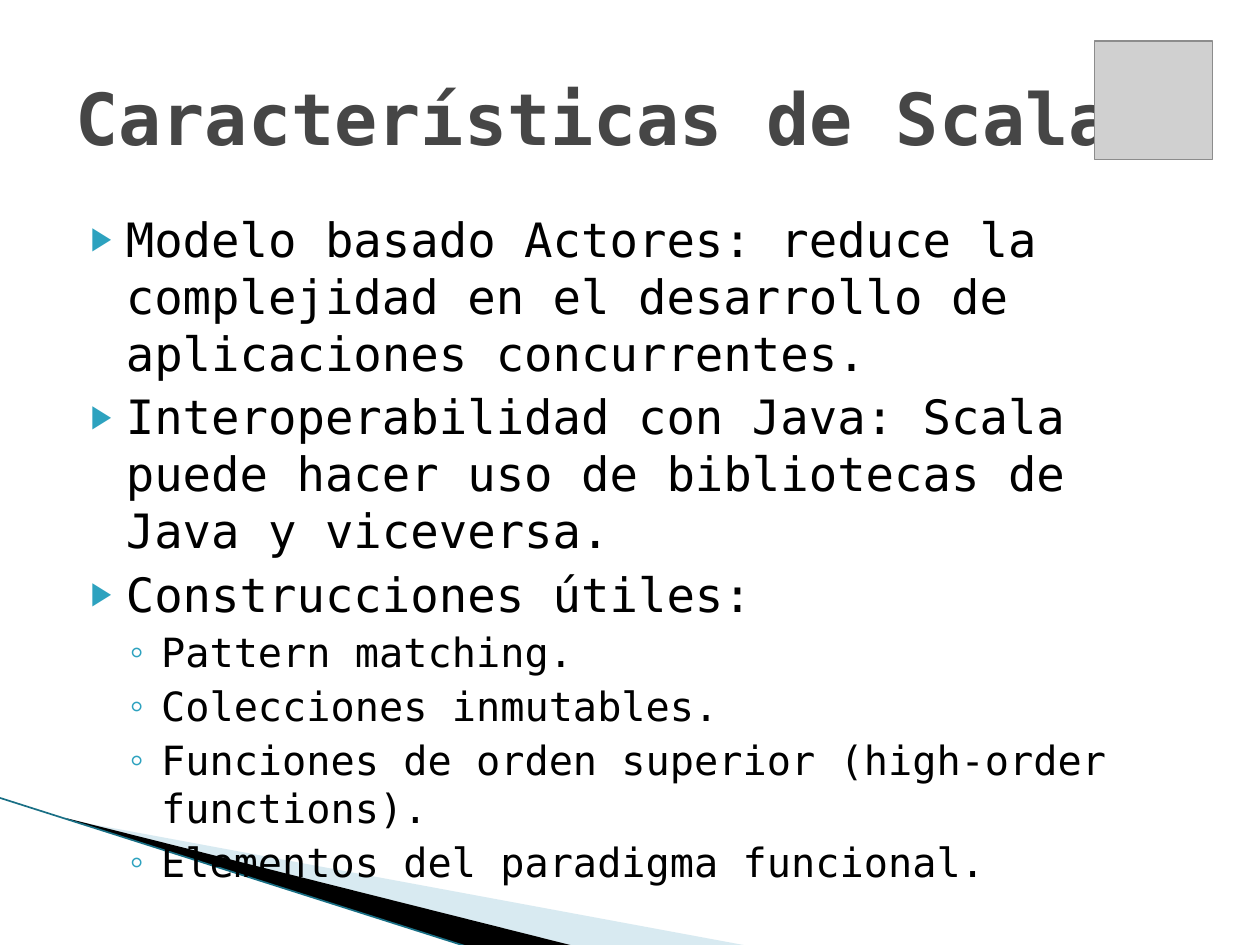
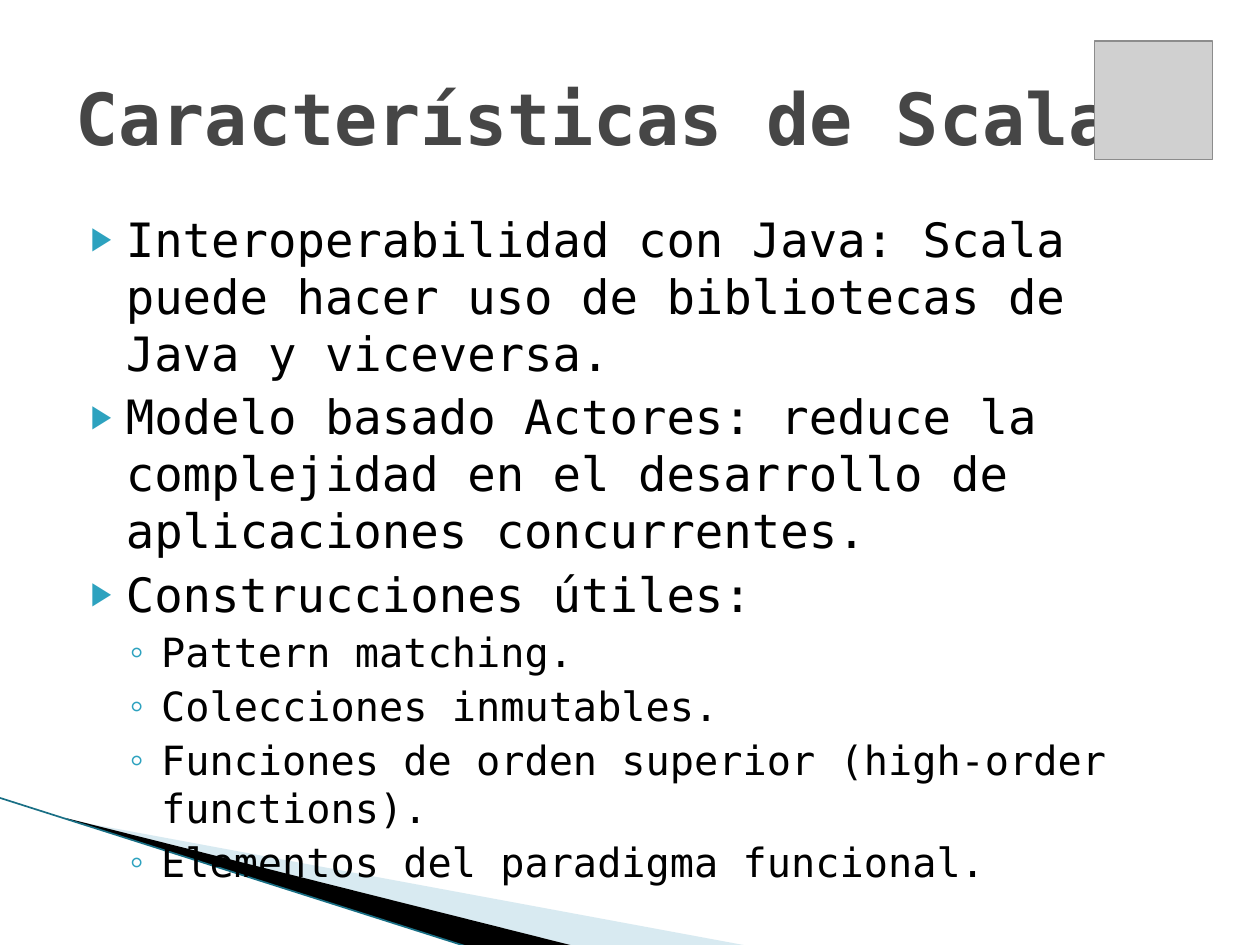
Before and after one commit to maurociancio/parallel-editor, a slide deck: slide 13 of doc/presentacion/presentacion.pptx. Drawn at 1260x945 pixels with LibreOffice and Linux fonts; fonts in the diff are those of the drawing; grey boxes stand for pictures; background and template pictures are left out. Boxes give left, top, right and bottom in pixels: in the first picture for what was removed or moved away, otherwise in the second. Text is boxed around its words. In the diff, an @@ line names an element or a change of style, - is before the commit and + after.

Commit message:
fixes presentacion

```diff
--- a/doc/presentacion/presentacion.pptx
+++ b/doc/presentacion/presentacion.pptx
@@ text at [126, 220, 1065, 381]: paragraph added @@
+▶ Interoperabilidad con Java: Scala puede hacer uso de bibliotecas de Java y viceversa.
@@ text at [126, 397, 1065, 558]: paragraph removed @@
-▶ Interoperabilidad con Java: Scala puede hacer uso de bibliotecas de Java y viceversa.
```
Also in this commit, not shown: 1 other slide changed.
